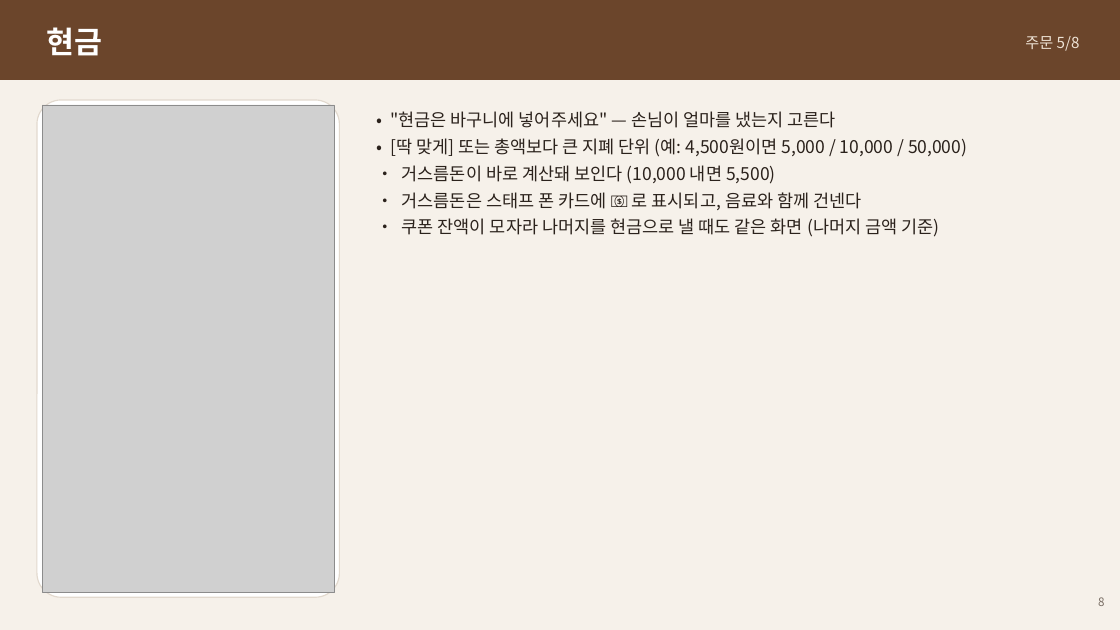
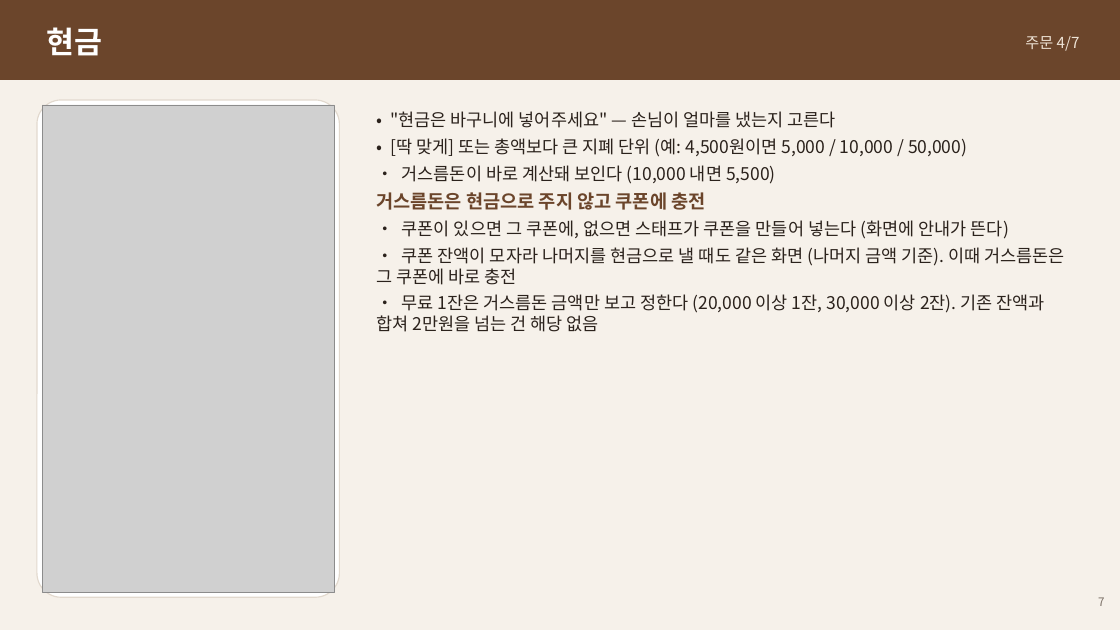
Before and after one commit to Danjjinbibbang/shine_kiosk, a slide deck: slide 7 of docs/manual/열린카페-사용자매뉴얼.pptx (slide 8 before the commit). Drawn at 1120x630 pixels with LibreOffice and Linux fonts; fonts in the diff are those of the drawing; grey boxes stand for pictures. Boxes give left, top, right and bottom in pixels: in the first picture for what was removed or moved away, otherwise in the second. Text is boxed around its words. In the diff, an @@ line names an element or a change of style, - is before the commit and + after.

```diff
--- a/docs/manual/열린카페-사용자매뉴얼.pptx
+++ b/docs/manual/열린카페-사용자매뉴얼.pptx
@@ text at [1025, 36, 1080, 51]: text changed @@
-주문 5/8
+주문 4/7
@@ text at [376, 192, 1065, 332]: text changed @@
-• 거스름돈은 스태프 폰 카드에 💵 로 표시되고, 음료와 함께 건넨다
-• 쿠폰 잔액이 모자라 나머지를 현금으로 낼 때도 같은 화면 (나머지 금액 기준)
+거스름돈은 현금으로 주지 않고 쿠폰에 충전
+• 쿠폰이 있으면 그 쿠폰에, 없으면 스태프가 쿠폰을 만들어 넣는다 (화면에 안내가 뜬다)
+• 쿠폰 잔액이 모자라 나머지를 현금으로 낼 때도 같은 화면 (나머지 금액 기준). 이때 거스름돈은 그 쿠폰에 바로 충전
+• 무료 1잔은 거스름돈 금액만 보고 정한다 (20,000 이상 1잔, 30,000 이상 2잔). 기존 잔액과 합쳐 2만원을 넘는 건 해당 없음
@@ text at [1098, 597, 1104, 606]: text changed @@
-8
+7
```
Also in this commit, not shown: 17 other slides changed, 1 slide added, 1 slide removed, 43 other files.
